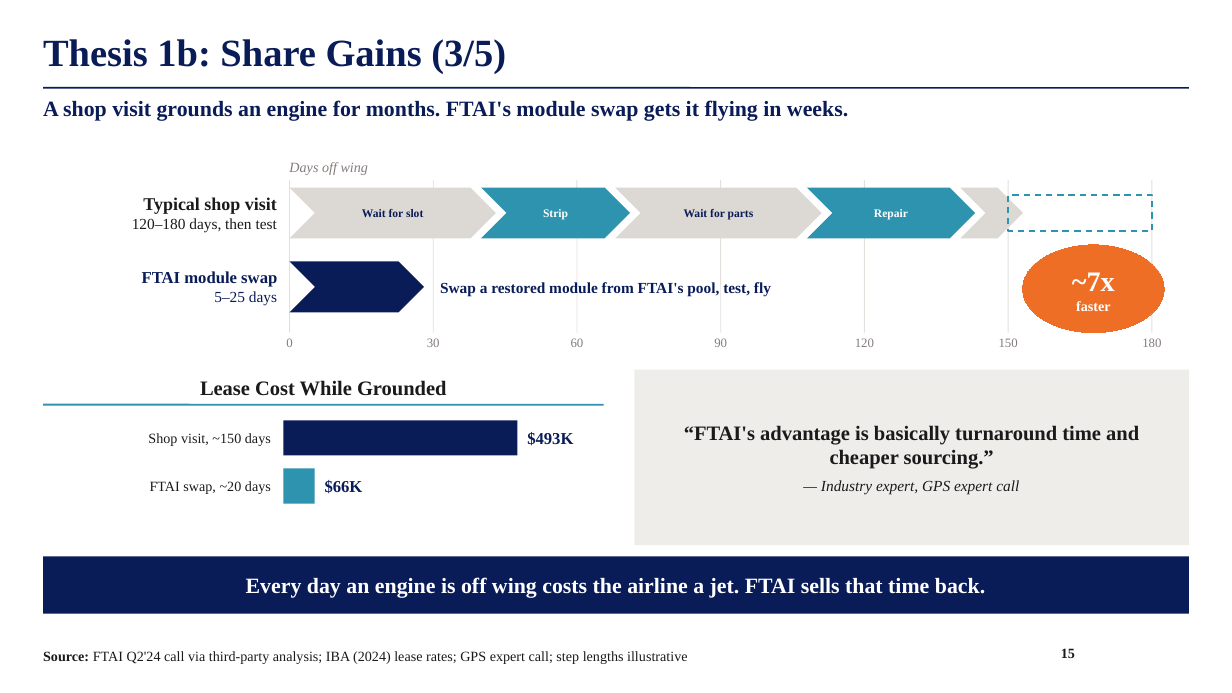
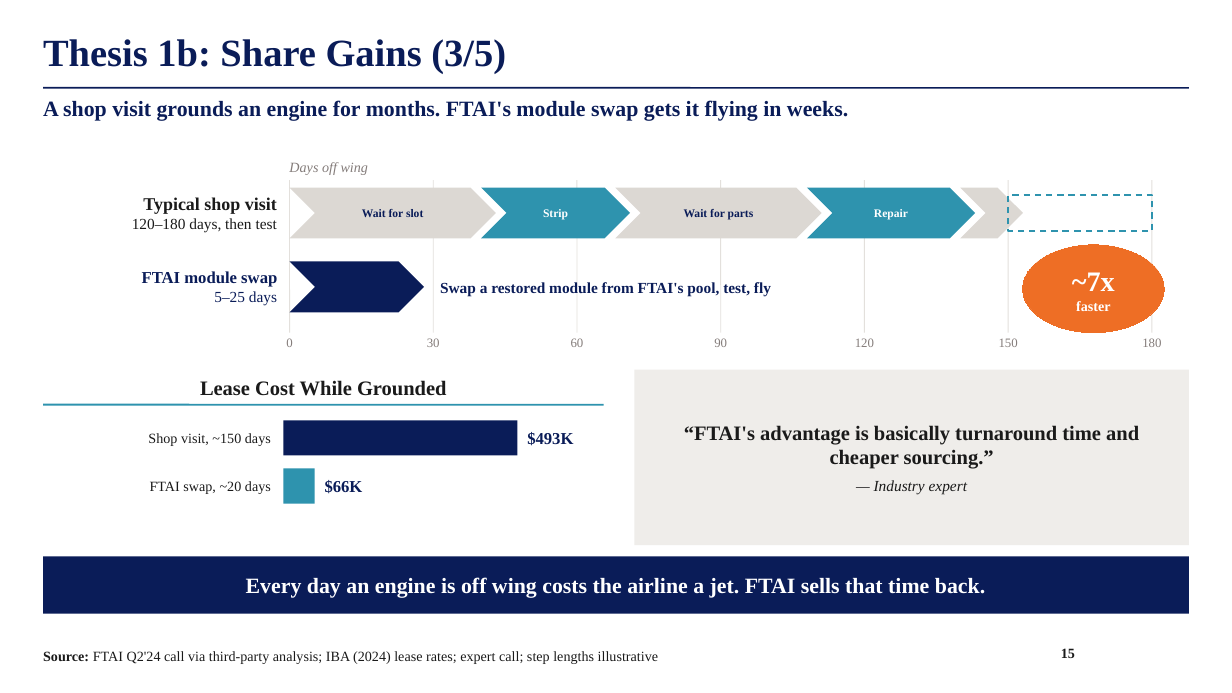
Before and after one commit to maxlsmls-dot/SPOT, a slide deck: slide 15 of deck/FTAI_Long_Pitch.pptx. Drawn at 1232x693 pixels with LibreOffice and Linux fonts; fonts in the diff are those of the drawing; background and template pictures are left out. Boxes give left, top, right and bottom in pixels: in the first picture for what was removed or moved away, otherwise in the second. Text is boxed around its words. In the diff, an @@ line names an element or a change of style, - is before the commit and + after.

```diff
--- a/deck/FTAI_Long_Pitch.pptx
+++ b/deck/FTAI_Long_Pitch.pptx
@@ text in rectangle at (x1=874, y1=480, x2=967, y2=495): text changed @@
-— Industry expert, GPS expert call
+— Industry expert
@@ text at (x1=43, y1=651, x2=658, y2=664): text changed @@
-Source: FTAI Q2'24 call via third-party analysis; IBA (2024) lease rates; GPS expert call; step lengths illustrative
+Source: FTAI Q2'24 call via third-party analysis; IBA (2024) lease rates; expert call; step lengths illustrative
```
Also in this commit, not shown: 12 other slides changed, 1 other file.
